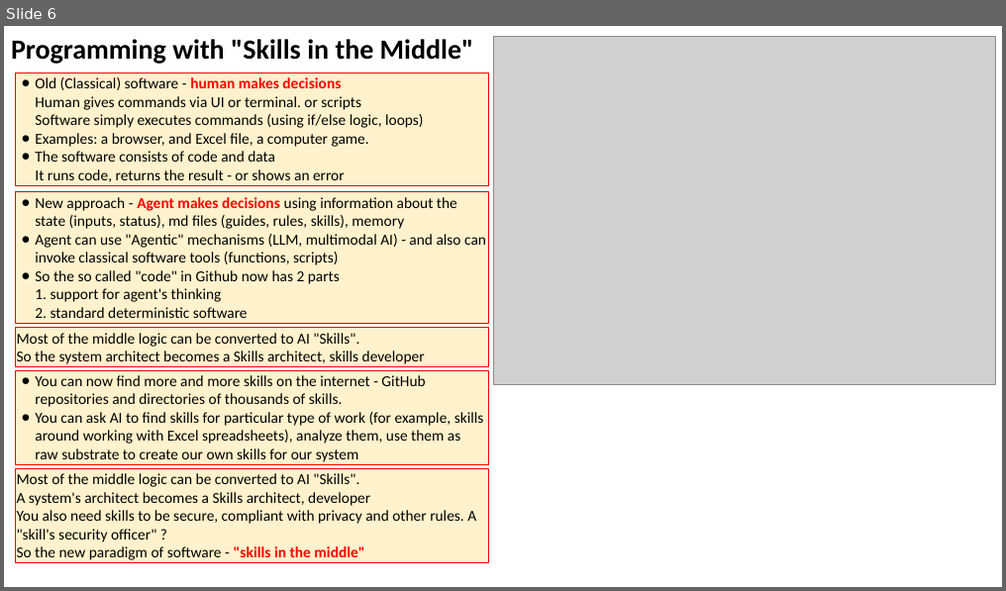
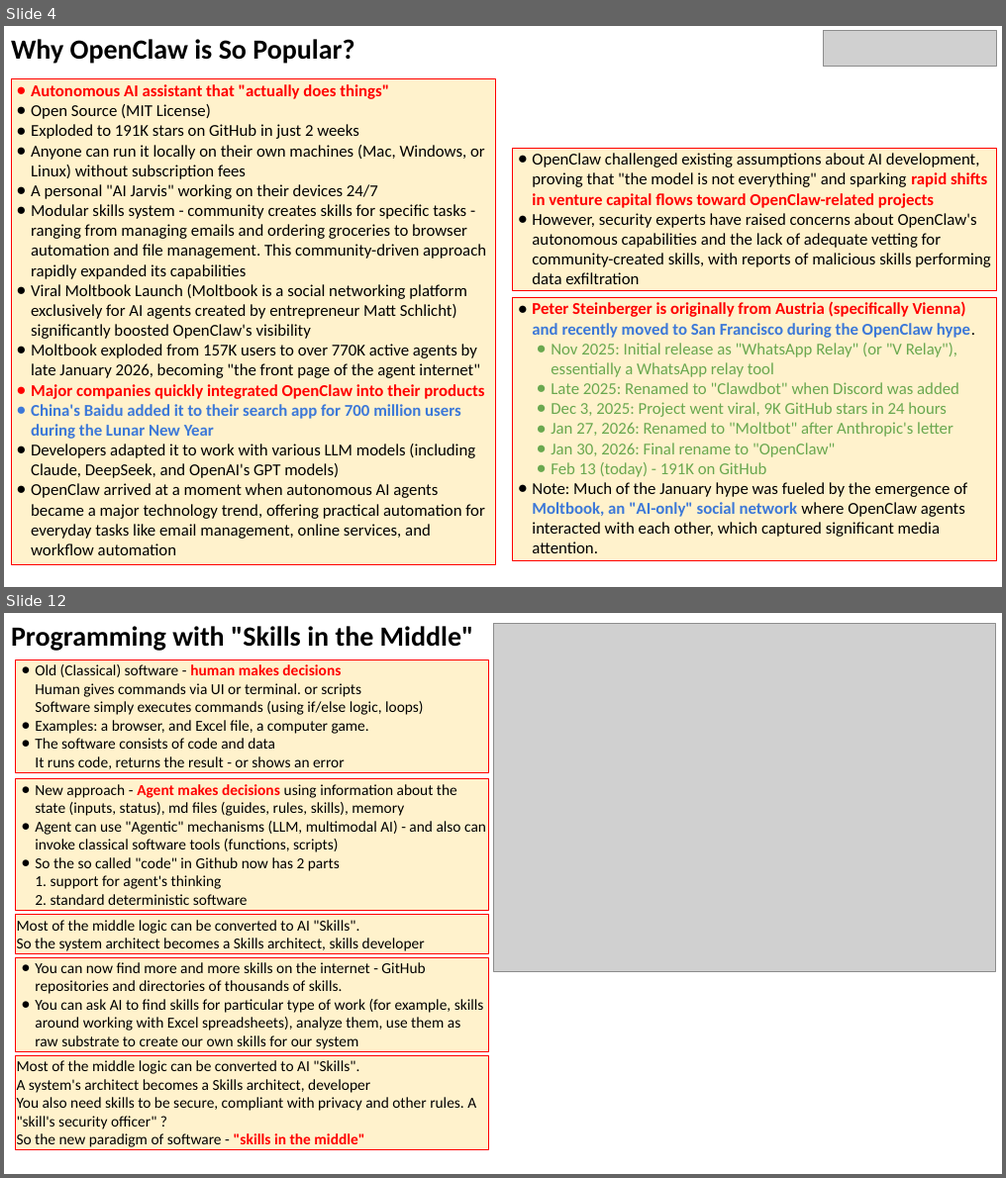
Before and after one commit to lselector/seminar, a slide deck: 2026/2026-02-13-AI-Updates.pptx. Shown one above the other, each under a label of ours: slide 6 before the commit, slides 4 and 12 after it; the slides between them are not shown. The pictures are 1006x591 and 1006x1178 pixels, drawn with LibreOffice and Linux fonts; fonts in the diff are those of the drawing; grey boxes stand for pictures. Boxes give left, top, right and bottom in pixels: in the first picture for what was removed or moved away, otherwise in the second. Text is boxed around its words. In the diff, an @@ line names an element or a change of style, - is before the commit and + after.

```diff
--- a/2026/2026-02-13-AI-Updates.pptx
+++ b/2026/2026-02-13-AI-Updates.pptx
@@ slide 4 added at (4, 26, 1002, 587), background #FFFFFF @@
@@ text added at (11, 39, 354, 64), 20 pt, text #000000, bold @@
+Why OpenClaw is So Popular?
@@ picture added at (824, 31, 997, 67) @@
@@ rectangle added at (11, 78, 495, 565), fill #FFF2CC, outline #FF0000 0.75 pt, 12 pt, text #000000 @@
+● Autonomous AI assistant that "actually does things"
+● Open Source (MIT License)
+● Exploded to 191K stars on GitHub in just 2 weeks
+● Anyone can run it locally on their own machines (Mac, Windows, or Linux) without subscription fees
+● A personal "AI Jarvis" working on their devices 24/7
+● Modular skills system - community creates skills for specific tasks - ranging from managing emails and ordering groceries to browser automation and file management. This community-driven approach rapidly expanded its capabilities
+● Viral Moltbook Launch (Moltbook is a social networking platform exclusively for AI agents created by entrepreneur Matt Schlicht) significantly boosted OpenClaw's visibility
+● Moltbook exploded from 157K users to over 770K active agents by late January 2026, becoming "the front page of the agent internet"
+● Major companies quickly integrated OpenClaw into their products
+● China's Baidu added it to their search app for 700 million users during the Lunar New Year
+● Developers adapted it to work with various LLM models (including Claude, DeepSeek, and OpenAI's GPT models)
+● OpenClaw arrived at a moment when autonomous AI agents became a major technology trend, offering practical automation for everyday tasks like email management, online services, and workflow automation
@@ rectangle added at (513, 148, 997, 290), fill #FFF2CC, outline #FF0000 0.75 pt, 12 pt, text #000000 @@
+● OpenClaw challenged existing assumptions about AI development, proving that "the model is not everything" and sparking rapid shifts in venture capital flows toward OpenClaw-related projects
+● However, security experts have raised concerns about OpenClaw's autonomous capabilities and the lack of adequate vetting for community-created skills, with reports of malicious skills performing data exfiltration
@@ rectangle added at (513, 297, 997, 562), fill #FFF2CC, outline #FF0000 0.75 pt, 12 pt, text #6AA84F @@
+● Peter Steinberger is originally from Austria (specifically Vienna) and recently moved to San Francisco during the OpenClaw hype.
+● Nov 2025: Initial release as "WhatsApp Relay" (or "V Relay"), essentially a WhatsApp relay tool
+● Late 2025: Renamed to "Clawdbot" when Discord was added
+● Dec 3, 2025: Project went viral, 9K GitHub stars in 24 hours
+● Jan 27, 2026: Renamed to "Moltbot" after Anthropic's letter
+● Jan 30, 2026: Final rename to "OpenClaw"
+● Feb 13 (today) - 191K on GitHub
+● Note: Much of the January hype was fueled by the emergence of Moltbook, an "AI-only" social network where OpenClaw agents interacted with each other, which captured significant media attention.
@@ what was slide 6 is now slide 12 @@
```
Also in this commit, not shown: 14 slides changed, 12 other slides added, 3 slides removed.
